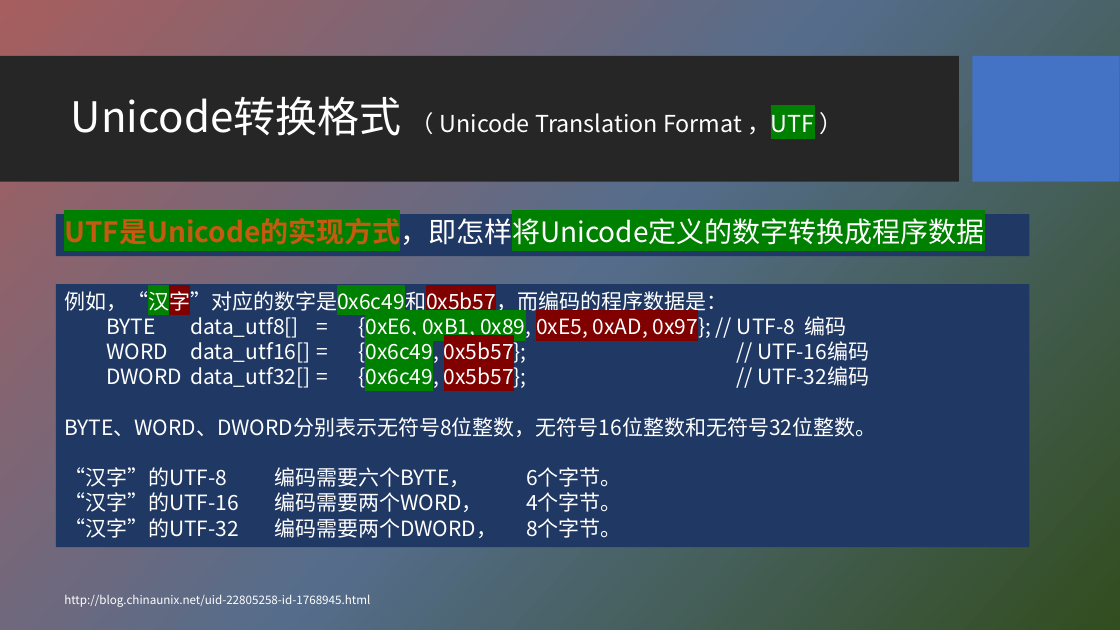
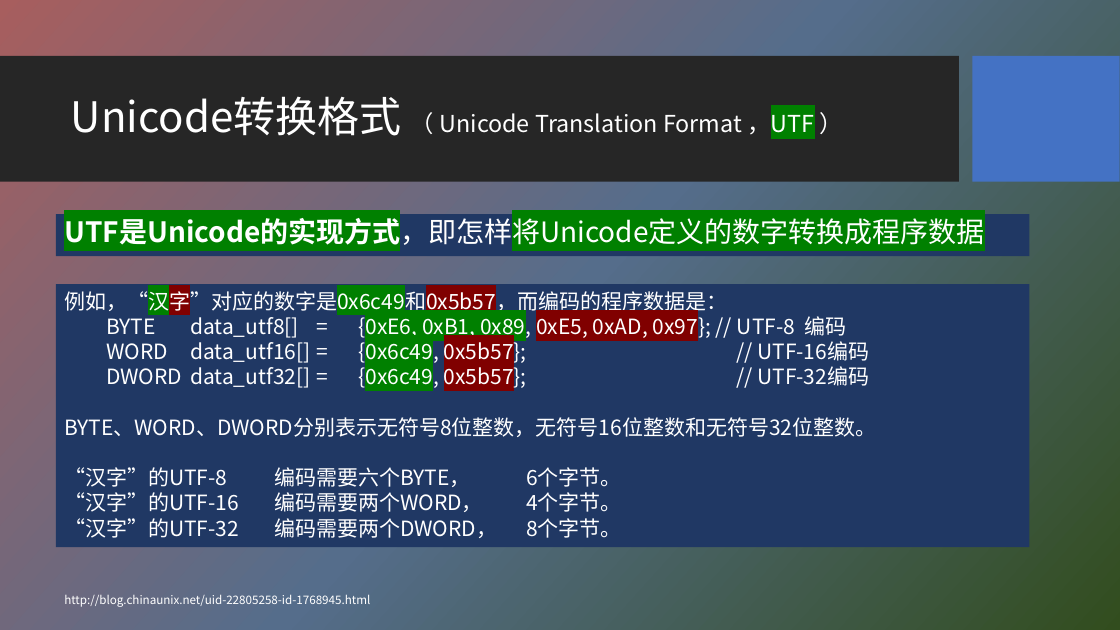
Before and after one commit to HBU/NLP_PPT, a slide deck: slide 16 of PPT-2020/ch06 字符编码与字频统计.pptx. Drawn at 1120x630 pixels with LibreOffice and Linux fonts; fonts in the diff are those of the drawing; background and template pictures are left out. Boxes give left, top, right and bottom in pixels: in the first picture for what was removed or moved away, otherwise in the second. Text is boxed around its words. In the diff, an @@ line names an element or a change of style, - is before the commit and + after.

```diff
--- a/PPT-2020/ch06 字符编码与字频统计.pptx
+++ b/PPT-2020/ch06 字符编码与字频统计.pptx
@@ text "UTF是Unicode的实现方式，即怎样将Unicode定义的数字转换成程序数据" at (56,214,1030,256): text colour #C55A11 to #FFFFFF in "UTF是Unicode的实现方式，即怎样将Unicode定义的数字转换成程序数据" @@
```
Also in this commit, not shown: 16 other slides changed, 1 other file.
